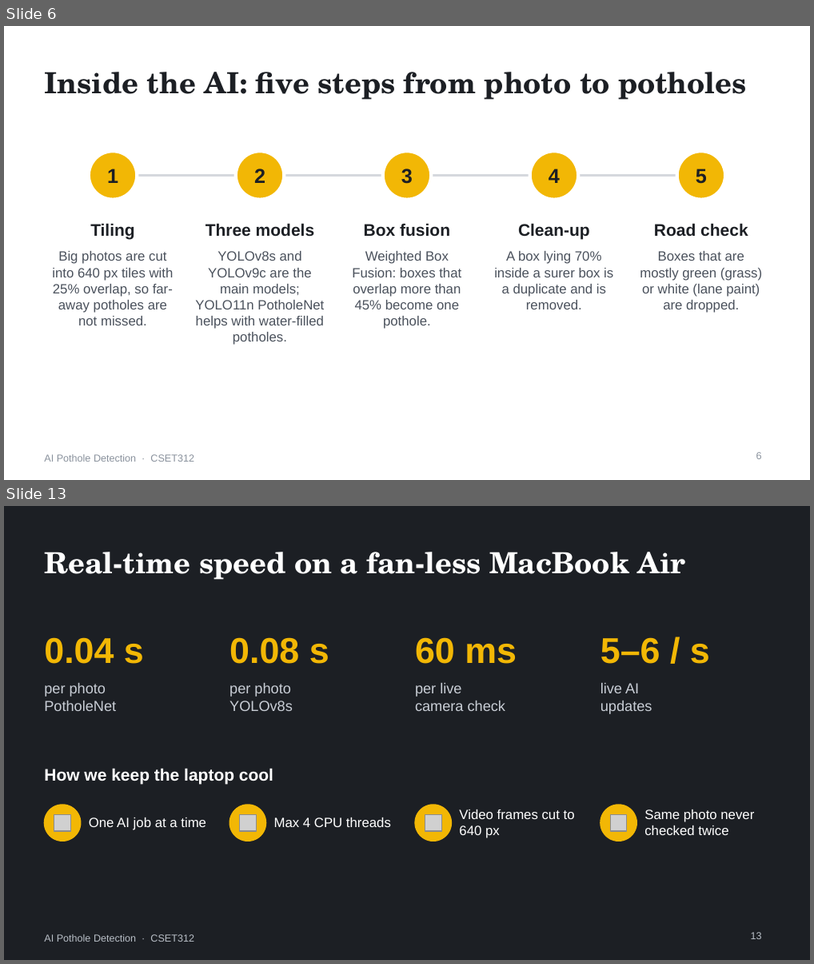
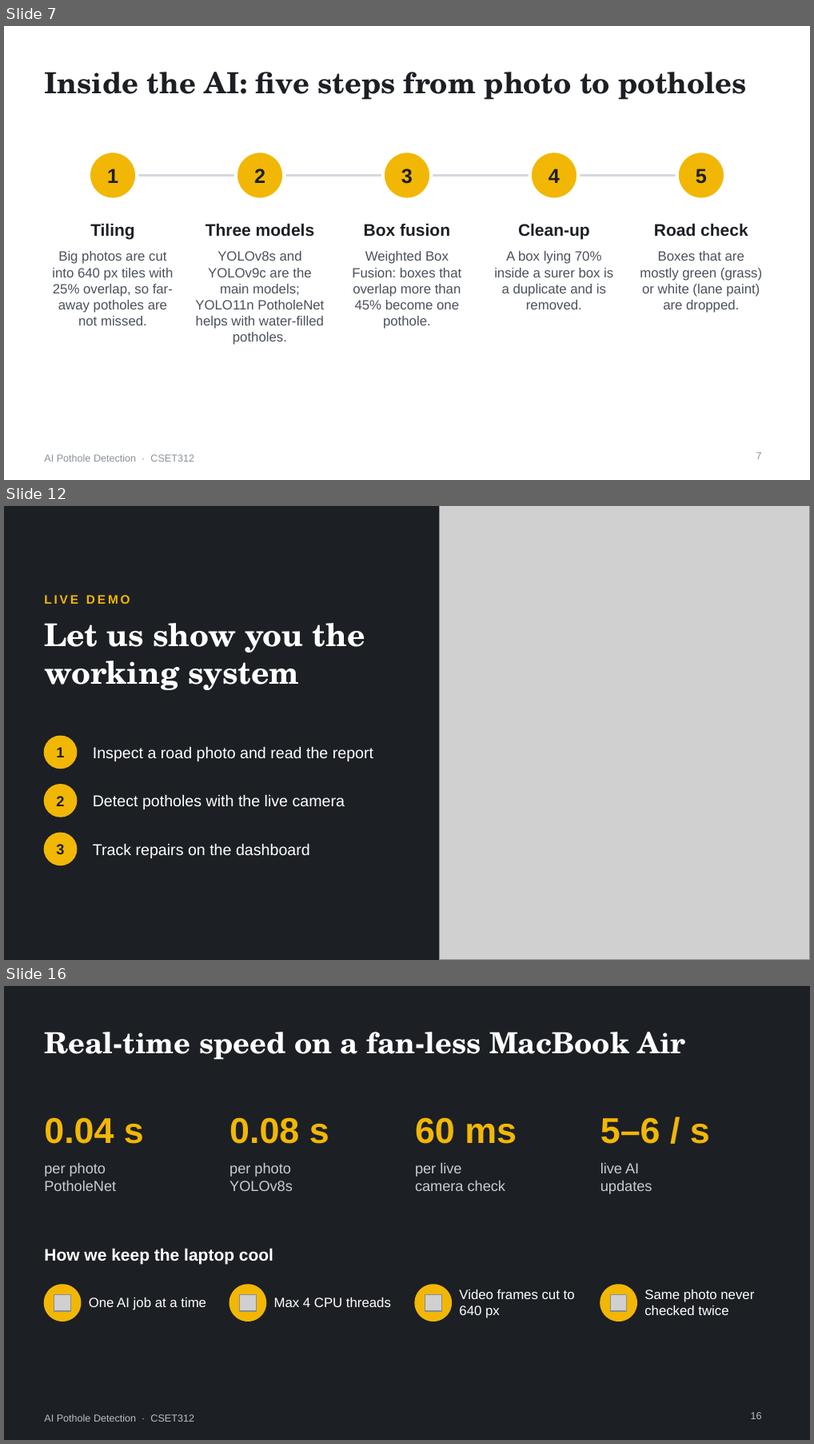
Before and after one commit to Rahulgurjar13/Ai-project-pothole-detection, a slide deck: Pothole_Detection_Presentation.pptx. Shown one above the other, each under a label of ours: slides 6 and 13 before the commit, slides 7, 12 and 16 after it; the slides between them are not shown. The pictures are 814x964 and 814x1444 pixels, drawn with LibreOffice and Linux fonts; fonts in the diff are those of the drawing; grey boxes stand for pictures. Boxes give left, top, right and bottom in pixels: in the first picture for what was removed or moved away, otherwise in the second. Text is boxed around its words. In the diff, an @@ line names an element or a change of style, - is before the commit and + after.

```diff
--- a/Pothole_Detection_Presentation.pptx
+++ b/Pothole_Detection_Presentation.pptx
@@ slide 12 added at box(4, 506, 810, 960), background #1C1F24 @@
@@ picture added at box(439, 506, 810, 959) @@
@@ text added at box(44, 595, 130, 604), 11 pt, text #F2B705, bold @@
+LIVE DEMO
@@ text added at box(44, 623, 366, 690), 28 pt, text #FFFFFF, bold @@
+Let us show you the working system
@@ ellipse added at box(44, 736, 77, 768), fill #F2B705, outline #F2B705 1 pt @@
@@ text added at box(56, 747, 64, 757), 13 pt, text #1C1F24, bold @@
+1
@@ text added at box(93, 746, 374, 761), 14 pt, text #FFFFFF @@
+Inspect a road photo and read the report
@@ ellipse added at box(44, 784, 77, 816), fill #F2B705, outline #F2B705 1 pt @@
@@ text added at box(56, 796, 64, 806), 13 pt, text #1C1F24, bold @@
+2
@@ text added at box(93, 794, 345, 809), 14 pt, text #FFFFFF @@
+Detect potholes with the live camera
@@ ellipse added at box(44, 832, 77, 865), fill #F2B705, outline #F2B705 1 pt @@
@@ text added at box(56, 844, 64, 854), 13 pt, text #1C1F24, bold @@
+3
@@ text added at box(93, 843, 310, 858), 14 pt, text #FFFFFF @@
+Track repairs on the dashboard
@@ what was slide 6 is now slide 7 @@
@@ page number at box(757, 452, 762, 459): text changed @@
-6
+7
@@ what was slide 13 is now slide 16 @@
@@ page number at box(751, 1412, 762, 1419): text changed @@
-13
+16
```
Also in this commit, not shown: 10 slides changed, 2 other slides added.
